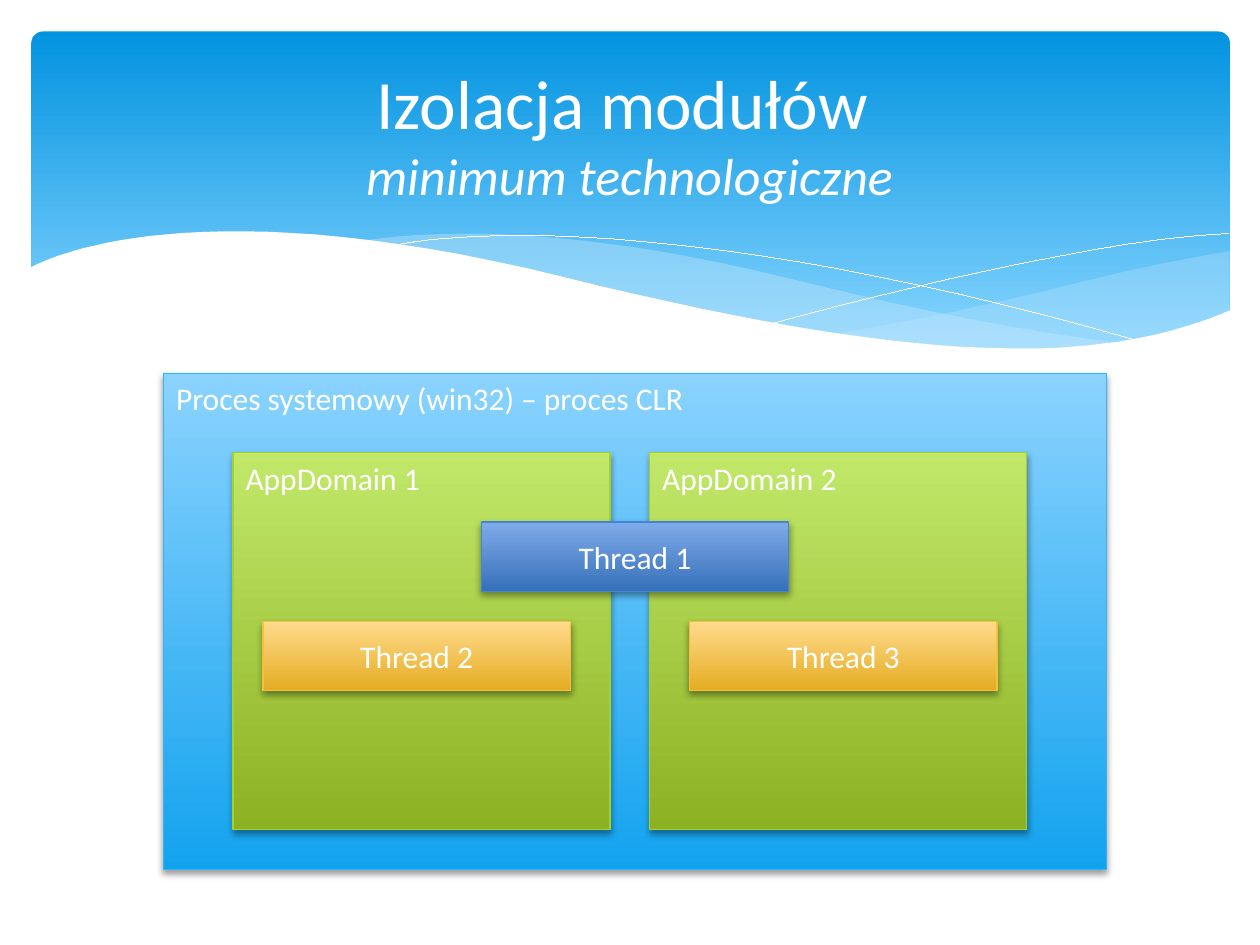
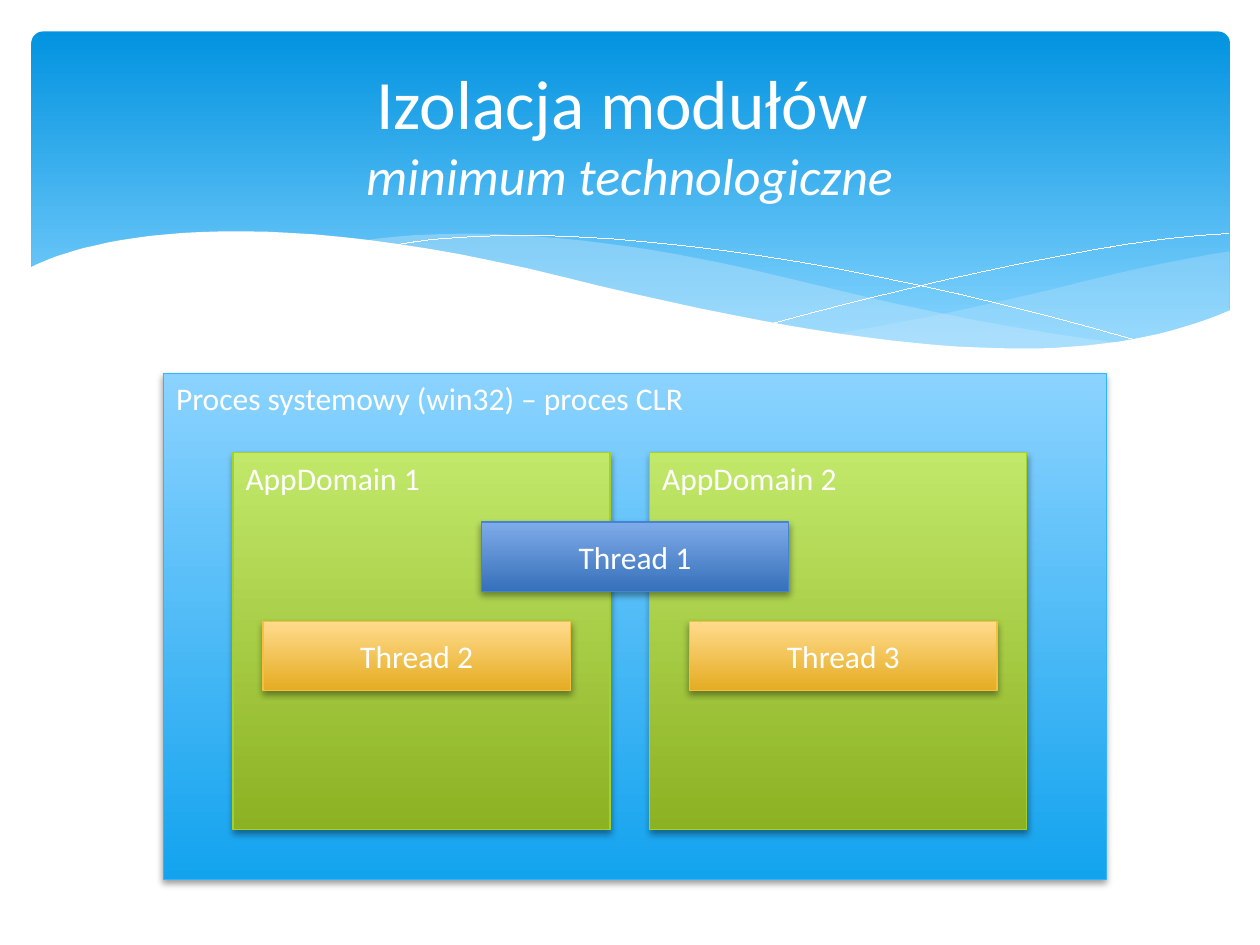
Before and after one commit to psla/Nomad, a slide deck: slide 38 of DiplomaSeminar/Presentation/Nomad.pptx. Drawn at 1260x945 pixels with LibreOffice and Linux fonts; fonts in the diff are those of the drawing. Boxes give left, top, right and bottom in pixels: in the first picture for what was removed or moved away, otherwise in the second. Text is boxed around its words. In the diff, an @@ line names an element or a change of style, - is before the commit and + after.

```diff
--- a/DiplomaSeminar/Presentation/Nomad.pptx
+++ b/DiplomaSeminar/Presentation/Nomad.pptx
@@ rectangle "Proces systemowy (win32) – proces ...": place and size @@
-rectangle "Proces systemowy (win32) – proces ..." at (164,373,1106,869)
+rectangle "Proces systemowy (win32) – proces ..." at (164,373,1106,879)
```
Also in this commit, not shown: 3 other slides changed, 2 other files.
